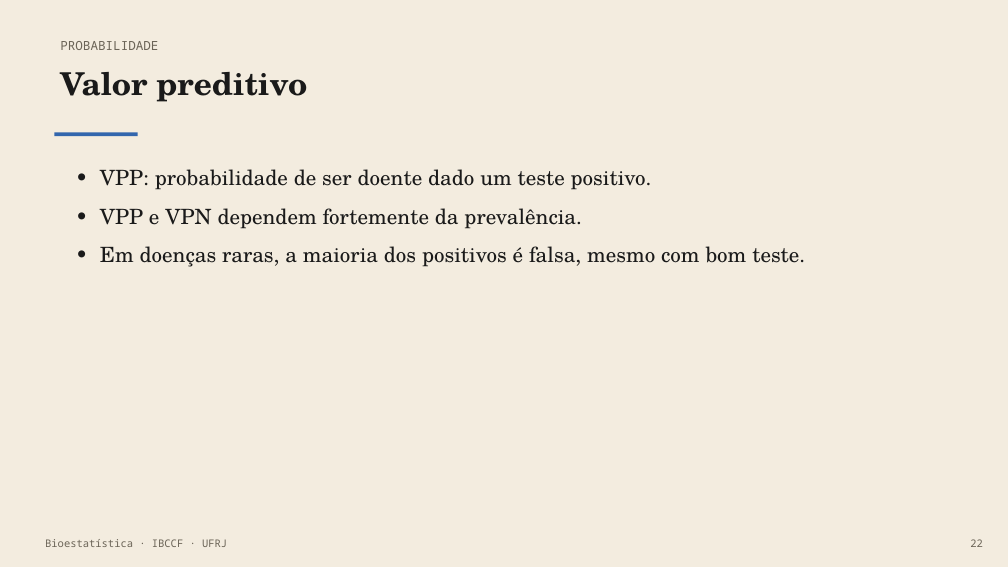
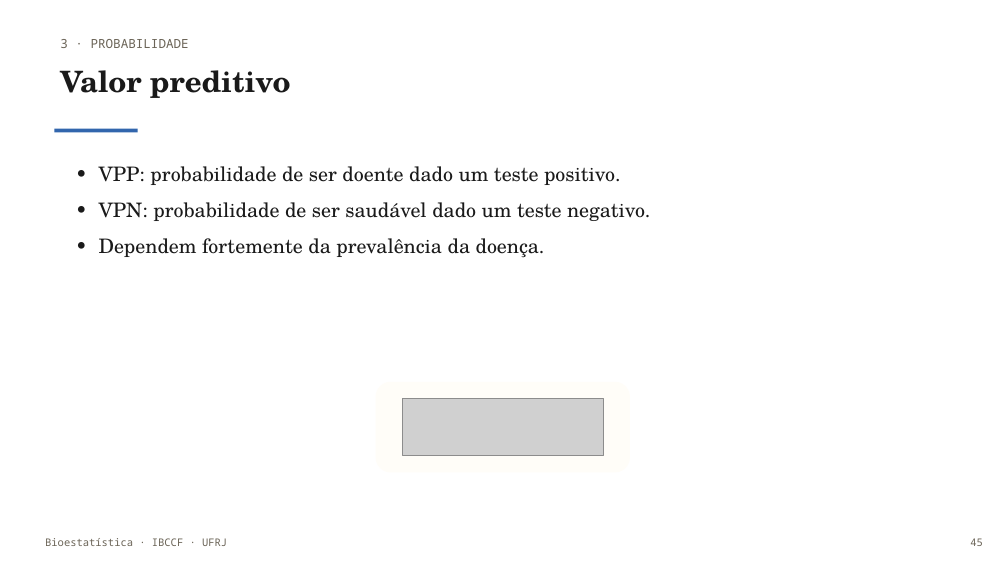
Before and after one commit to monteirotorres/biostat, a slide deck: slide 46 of bioestatistica_slides.pptx (slide 23 before the commit). Drawn at 1008x567 pixels with LibreOffice and Linux fonts; fonts in the diff are those of the drawing; grey boxes stand for pictures; background and template pictures are left out. Boxes give left, top, right and bottom in pixels: in the first picture for what was removed or moved away, otherwise in the second. Text is boxed around its words. In the diff, an @@ line names an element or a change of style, - is before the commit and + after.

```diff
--- a/bioestatistica_slides.pptx
+++ b/bioestatistica_slides.pptx
@@ rectangle removed at [0, 0, 1008, 567] @@
@@ text "Valor preditivo" at [60, 70, 291, 98]: size 30 to 28 pt @@
@@ text at [60, 39, 189, 48]: text changed @@
-PROBABILIDADE
+3 · PROBABILIDADE
@@ rectangle: place and size @@
-rectangle at [54, 132, 138, 136]
+rectangle at [54, 129, 138, 132]
@@ text at [99, 166, 621, 185]: size 20 to 19 pt in "• VPP: probabilidade de ser doente dado ..."; line spacing 1.1 to 1.12; less space between paragraphs @@
@@ text at [99, 202, 650, 258]: text changed; size 20 to 19 pt @@
-• VPP e VPN dependem fortemente da prevalência.
-• Em doenças raras, a maioria dos positivos é falsa, mesmo com bom teste.
+• VPN: probabilidade de ser saudável dado um teste negativo.
+• Dependem fortemente da prevalência da doença.
@@ rounded rectangle added at [376, 382, 630, 473], fill #FFFDF8 @@
@@ picture added at [402, 399, 603, 455] @@
@@ text at [970, 538, 983, 546]: text changed @@
-22
+45
```
Also in this commit, not shown: 32 other slides changed, 63 slides added, 8 slides removed, 45 other files.
